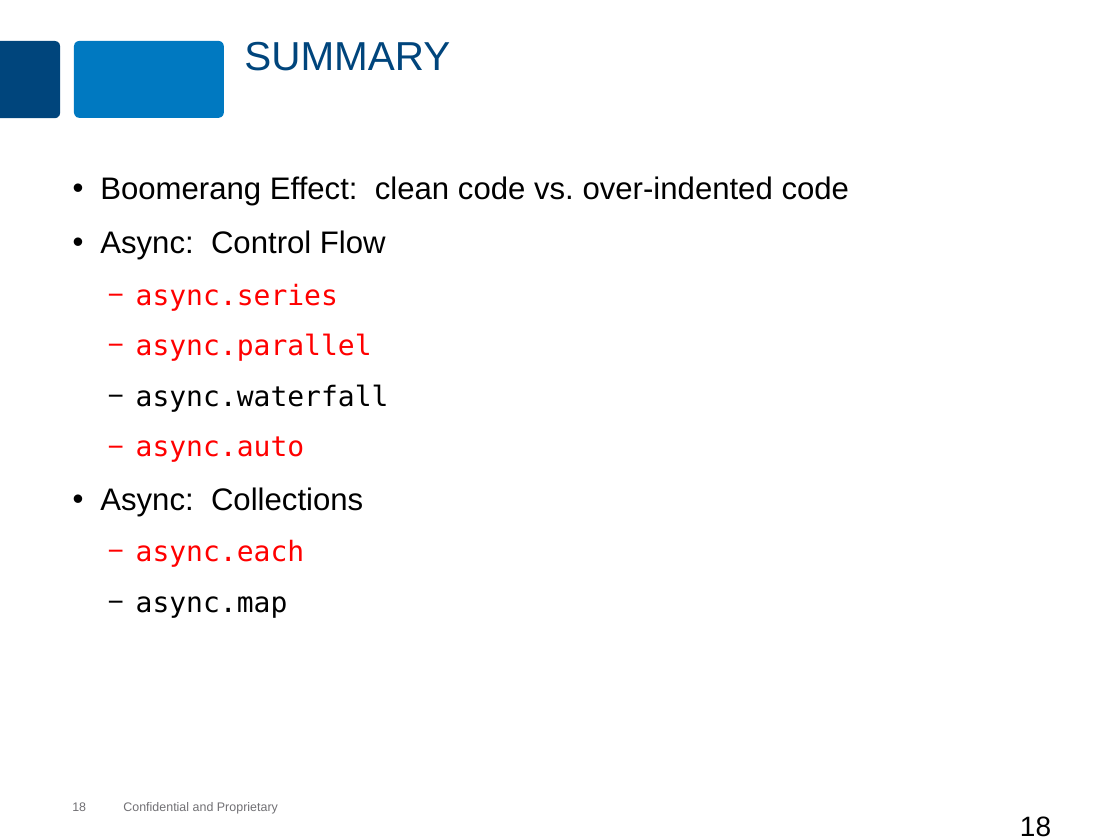
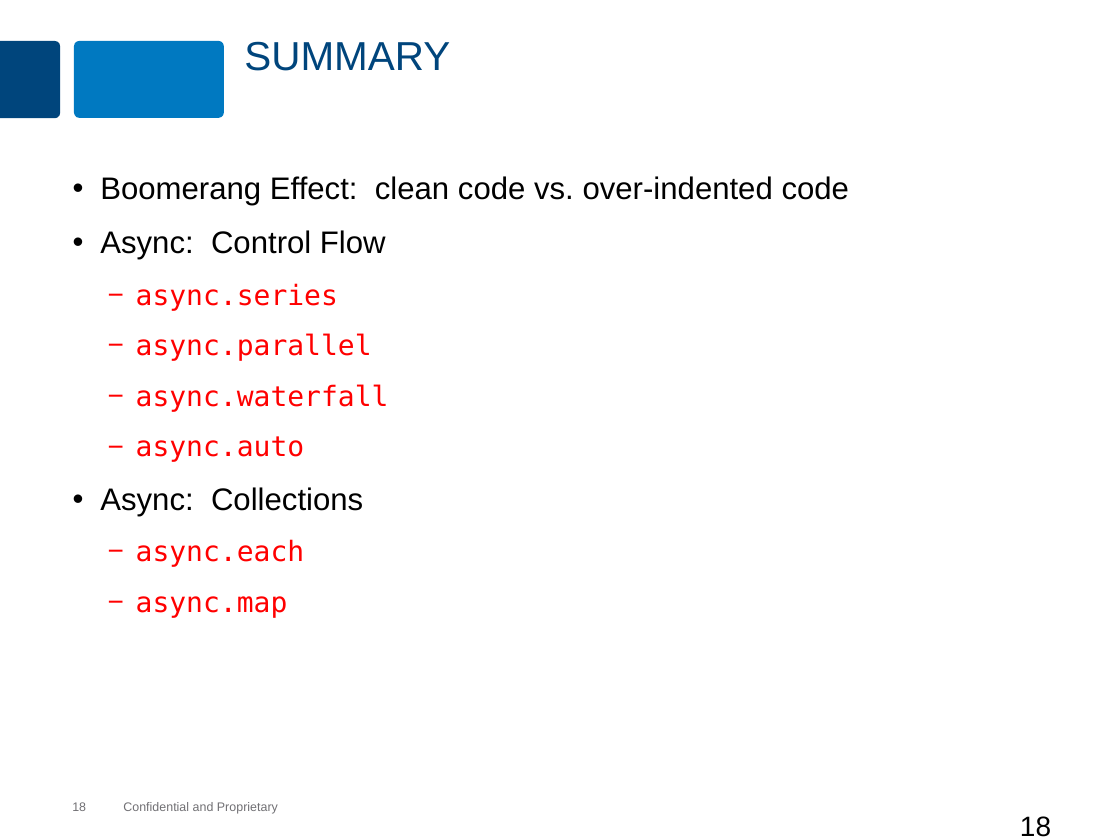
Before and after one commit to MaxMillington/nodePractice, a slide deck: slide 18 of node/lesson-65-async/async.pptx. Drawn at 1120x840 pixels with LibreOffice and Linux fonts; fonts in the diff are those of the drawing; background and template pictures are left out. Boxes give left, top, right and bottom in pixels: in the first picture for what was removed or moved away, otherwise in the second. Text is boxed around its words. In the diff, an @@ line names an element or a change of style, - is before the commit and + after.

```diff
--- a/node/lesson-65-async/async.pptx
+++ b/node/lesson-65-async/async.pptx
@@ text at (136,384,389,618): text colour #000000 to #FF0000 in "async.waterfall", "async.map" @@
```
Also in this commit, not shown: 1 other slide changed, 11 other files.
